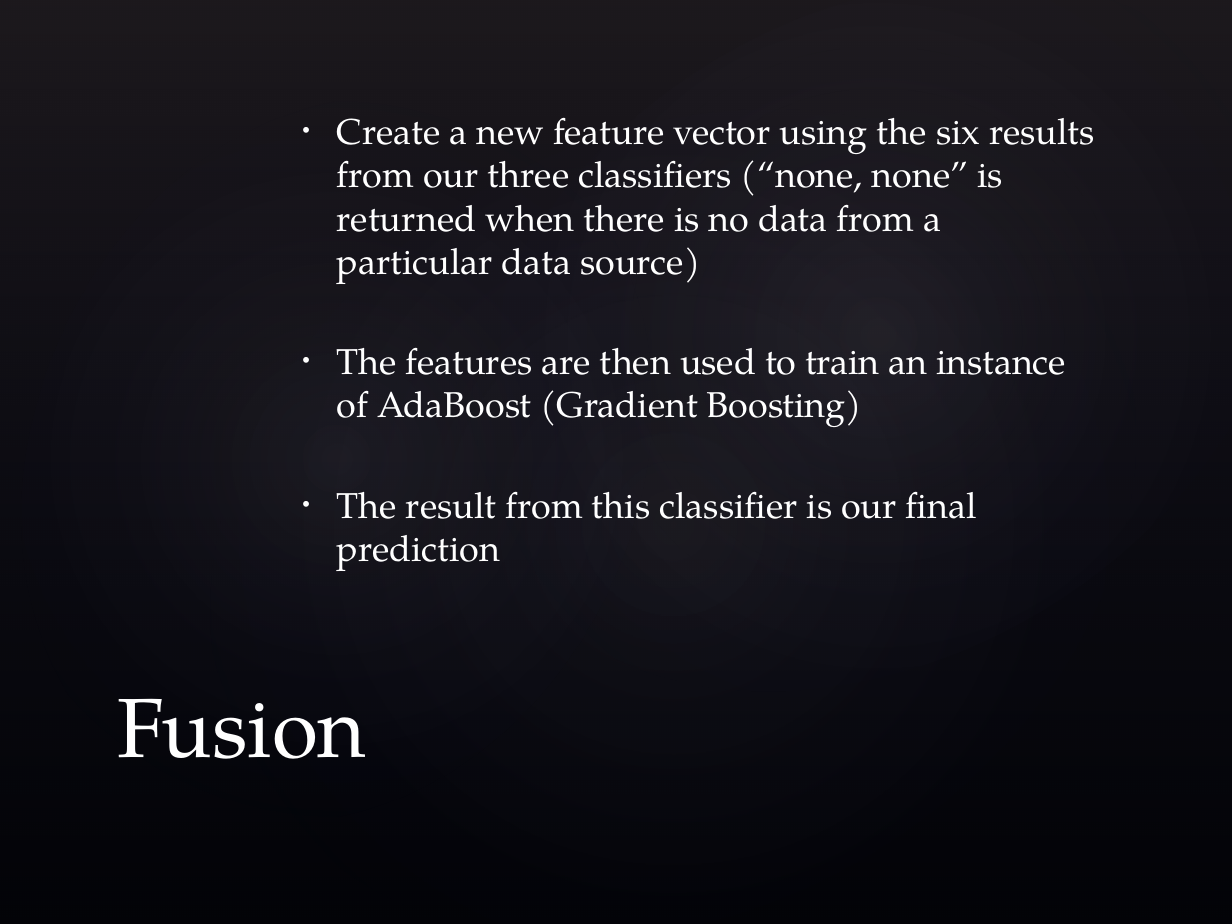
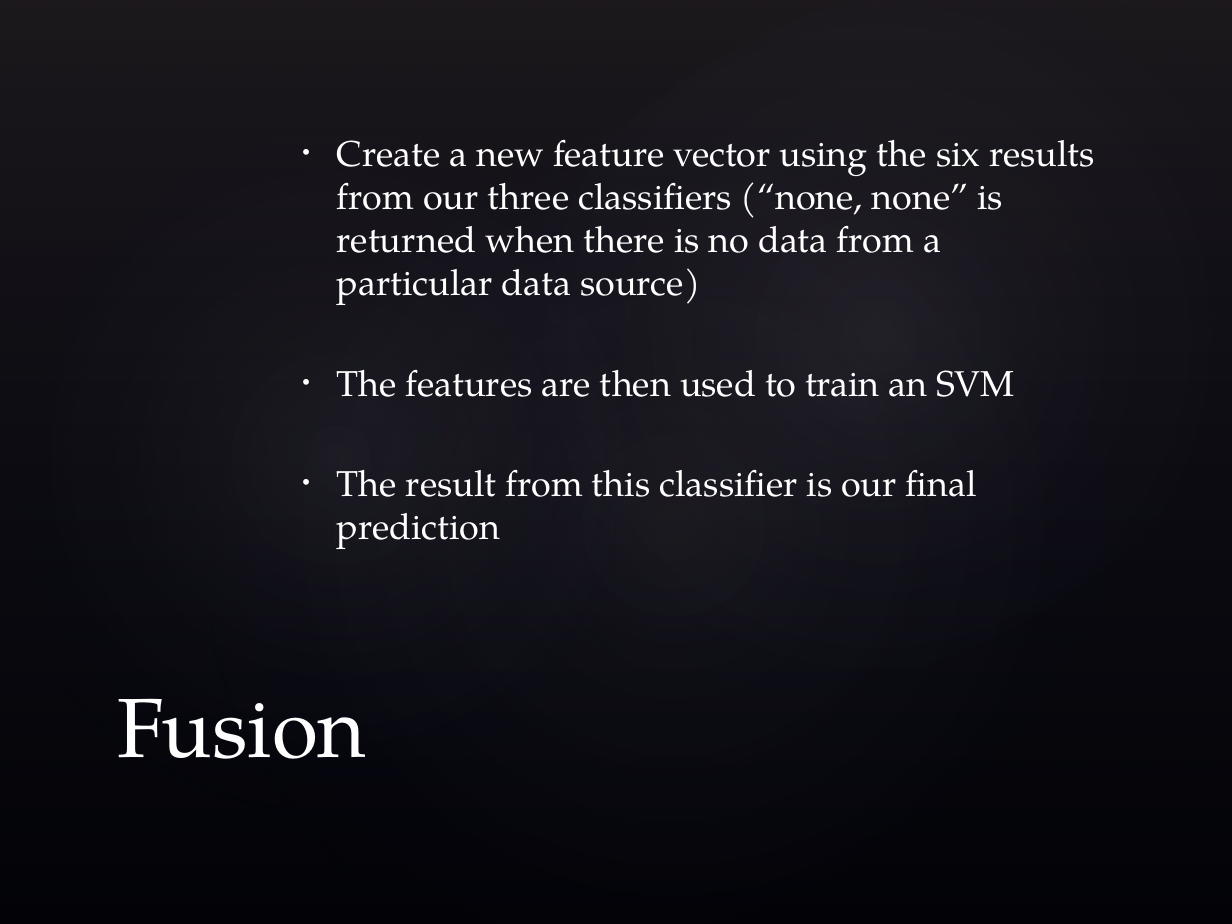
Before and after one commit to chenzeyu/demographic_prediction, a slide deck: slide 7 of User Demography Prediction.pptx. Drawn at 1232x924 pixels with LibreOffice and Linux fonts; fonts in the diff are those of the drawing; background and template pictures are left out. Boxes give left, top, right and bottom in pixels: in the first picture for what was removed or moved away, otherwise in the second. Text is boxed around its words. In the diff, an @@ line names an element or a change of style, - is before the commit and + after.

Commit message:
edited ppt

```diff
--- a/User Demography Prediction.pptx
+++ b/User Demography Prediction.pptx
@@ text at (x1=337, y1=369, x2=1014, y2=397): text changed @@
-• The features are then used to train an instance of AdaBoost (Gradient Boosting)
+• The features are then used to train an SVM
```
